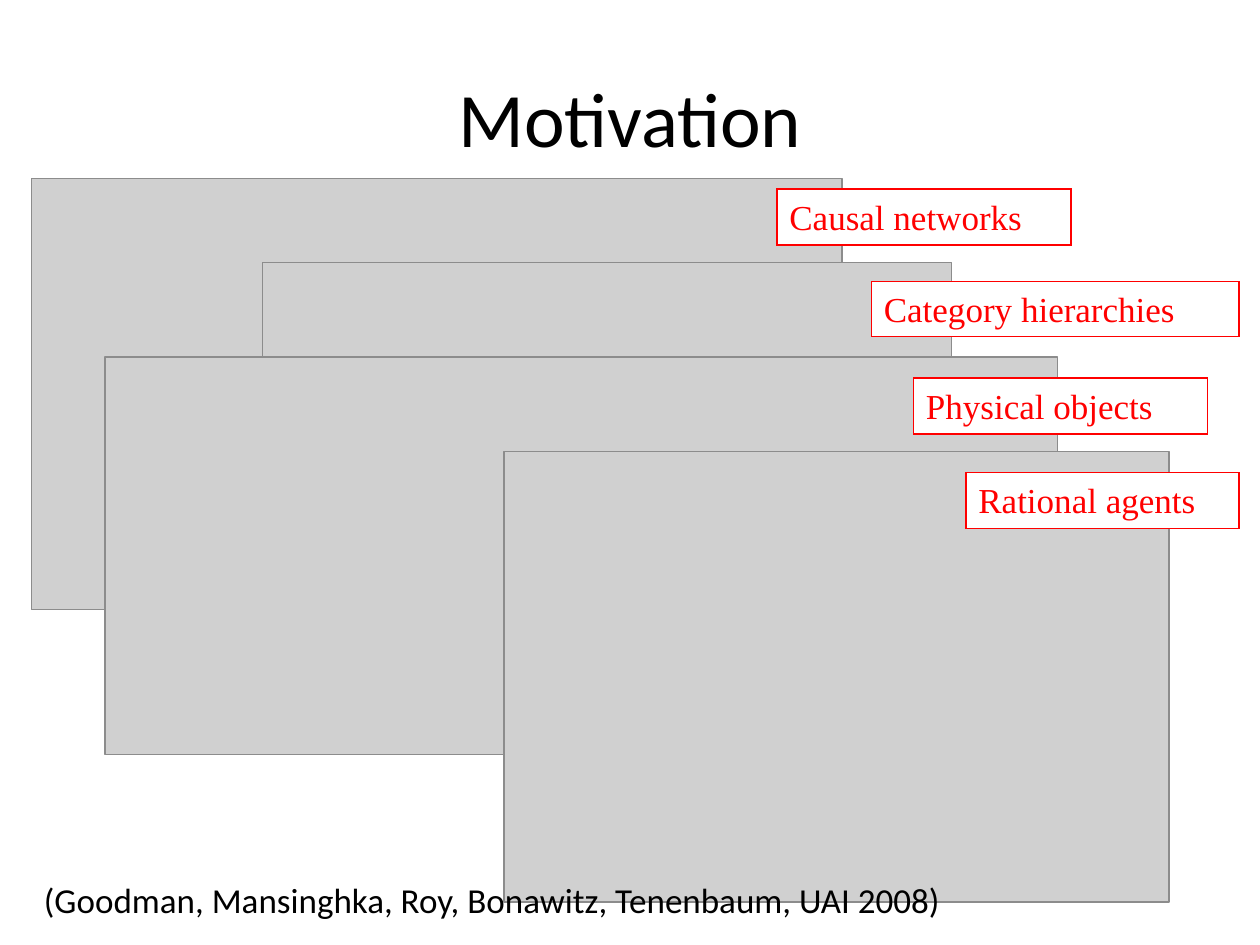
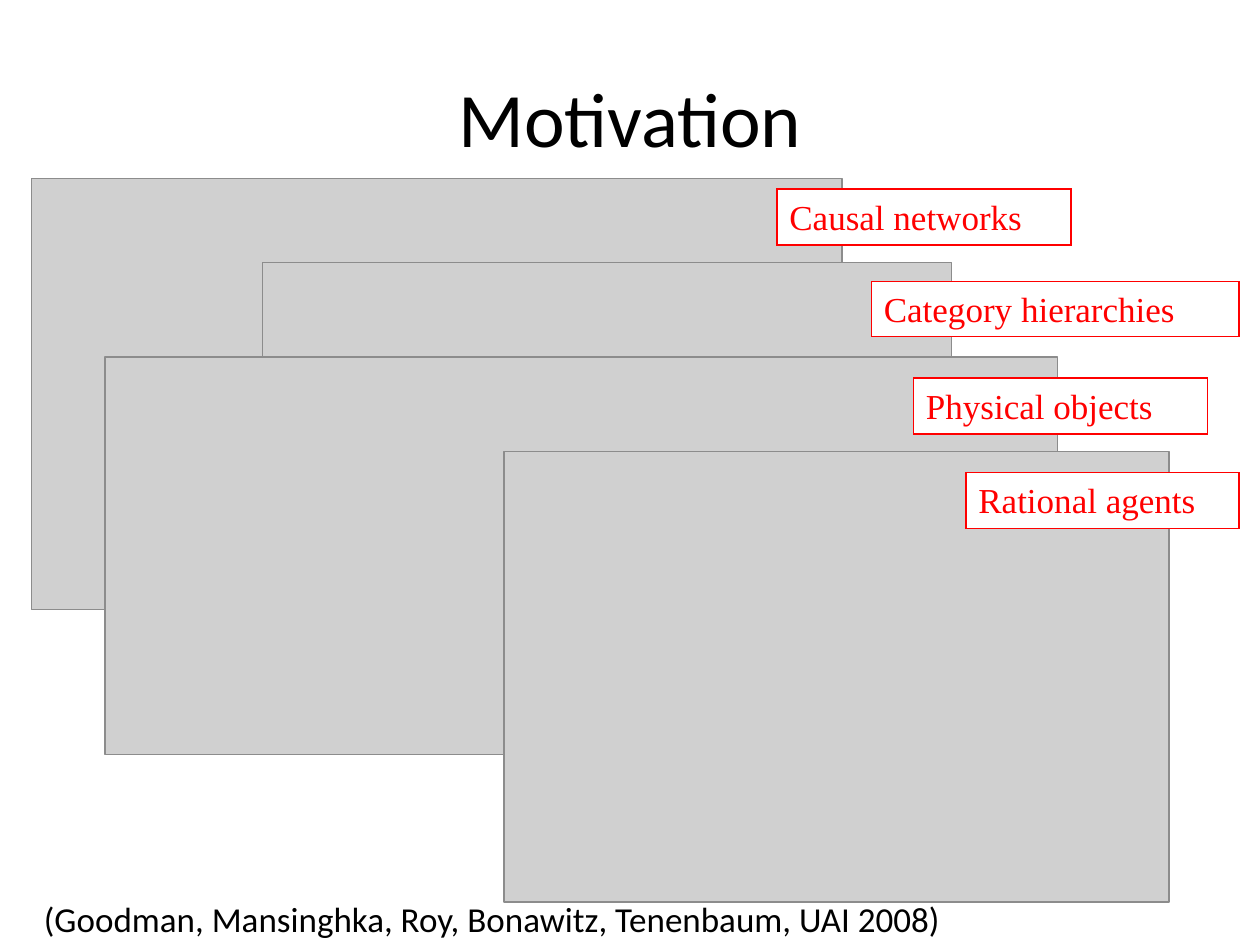
Before and after one commit to mattjj/probprog, a slide deck: slide 2 of SussmanCourse.ProbProgPresentation.pptx. Drawn at 1260x945 pixels with LibreOffice and Linux fonts; fonts in the diff are those of the drawing; grey boxes stand for pictures. Boxes give left, top, right and bottom in pixels: in the first picture for what was removed or moved away, otherwise in the second. Text is boxed around its words. In the diff, an @@ line names an element or a change of style, - is before the commit and + after.

```diff
--- a/SussmanCourse.ProbProgPresentation.pptx
+++ b/SussmanCourse.ProbProgPresentation.pptx
@@ text "(Goodman, Mansinghka, Roy, Bonawitz, Tenenbaum, ..." rewrapped from (44,884,940,922) to (44,906,940,938) @@
```
Also in this commit, not shown: 2 other slides changed, 4 slides added, 4 slides removed.
